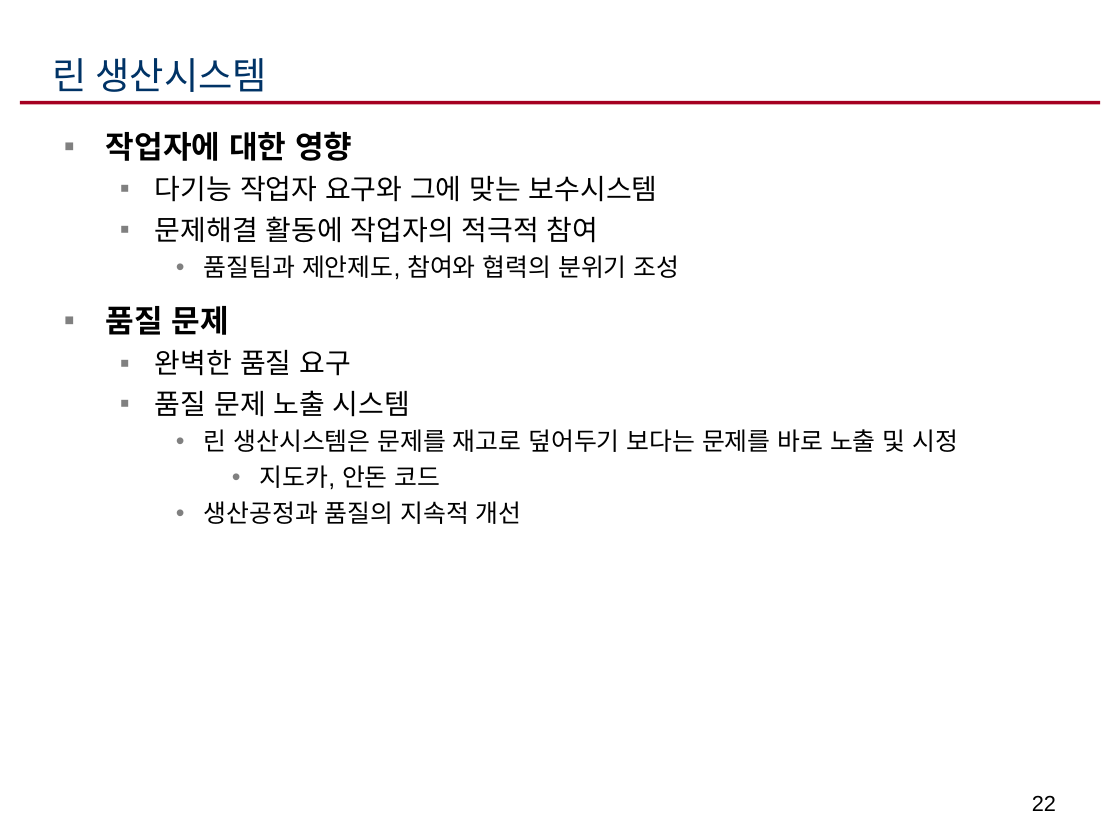
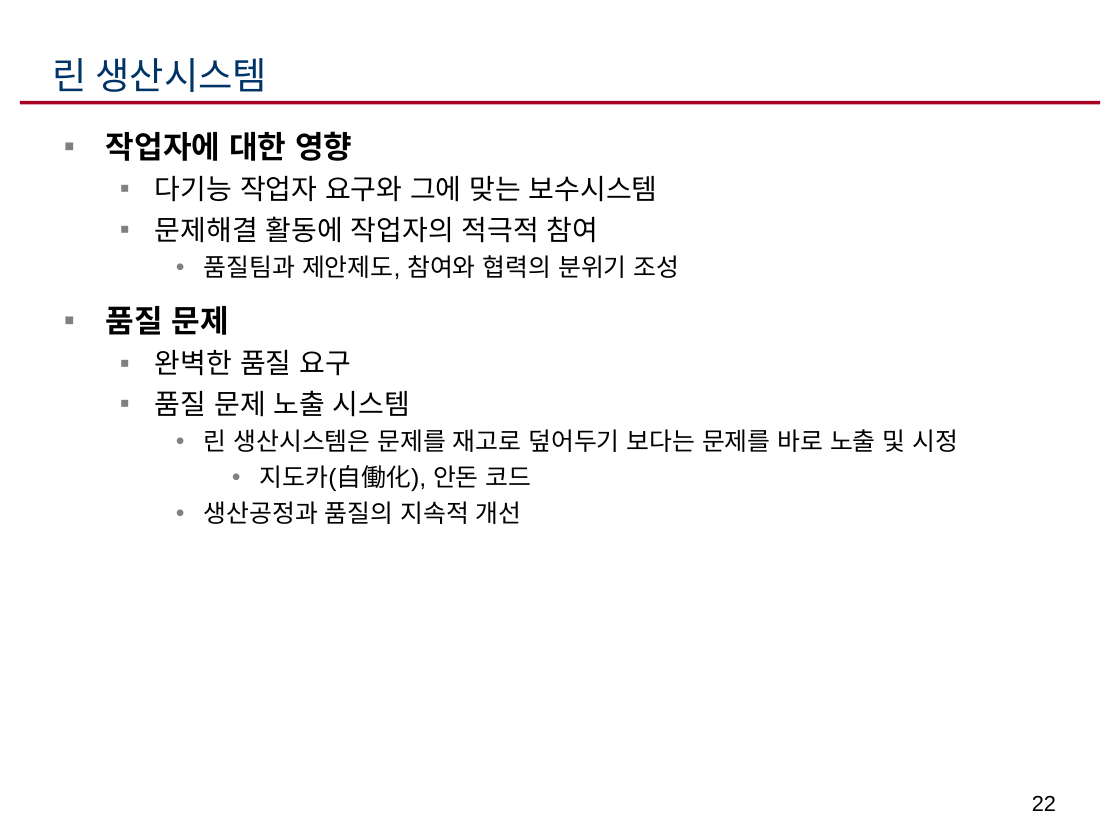
Before and after one commit to ikelab/courses, a slide deck: slide 22 of ppc2016/c14.ppt. Drawn at 1120x840 pixels with LibreOffice and Linux fonts; fonts in the diff are those of the drawing. Boxes give left, top, right and bottom in pixels: in the first picture for what was removed or moved away, otherwise in the second. Text is boxed around its words. In the diff, an @@ line names an element or a change of style, - is before the commit and + after.

Commit message:
Upload.

```diff
--- a/ppc2016/c14.ppt
+++ b/ppc2016/c14.ppt
@@ text at (260,465,532,491): text changed @@
-      • 지도카, 안돈 코드
+      • 지도카(自働化), 안돈 코드
```
Also in this commit, not shown: 1 other slide changed.
